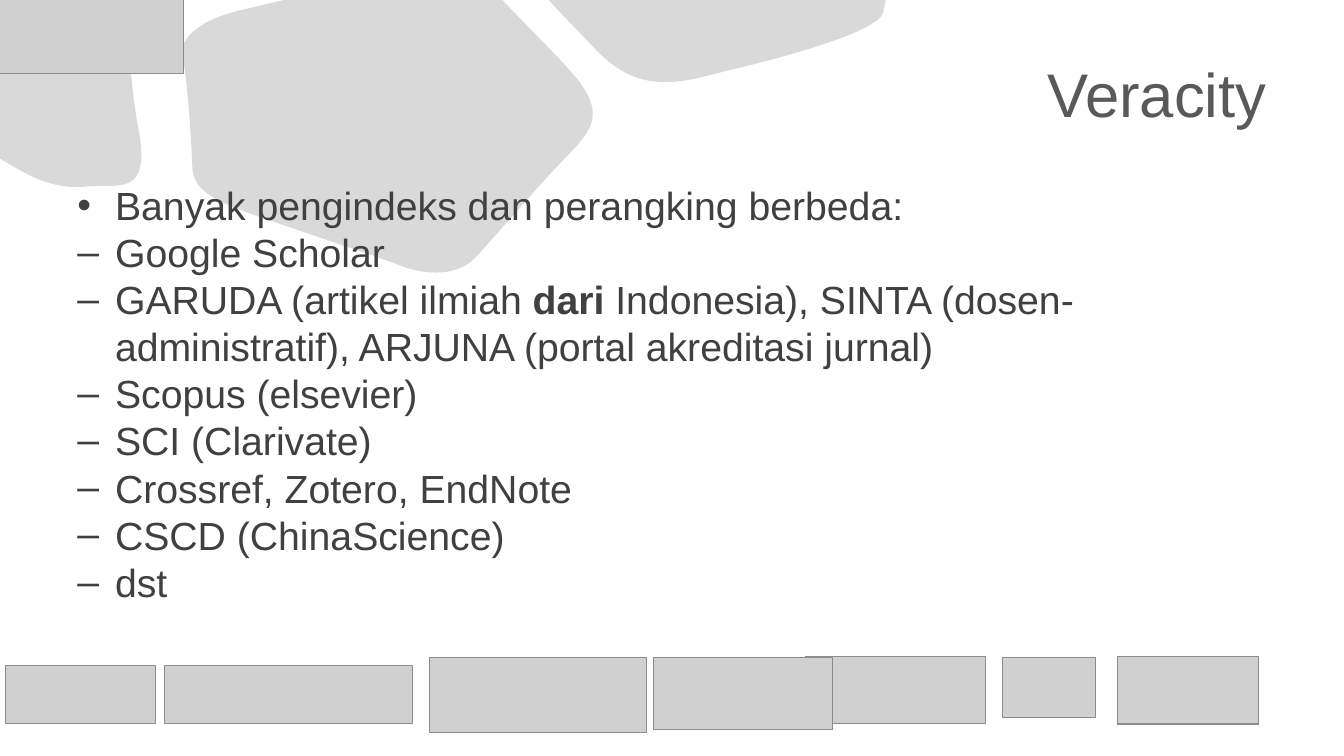
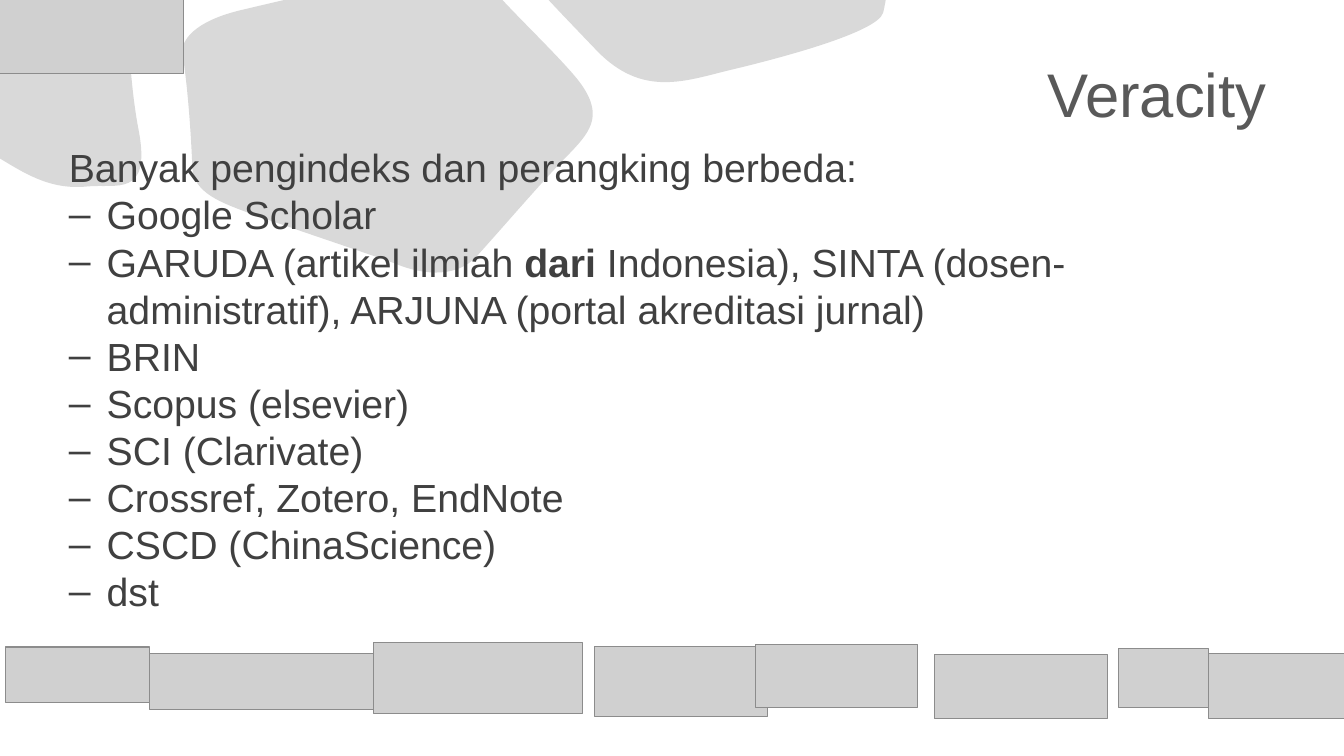
Before and after one commit to jendralhxr/bigdata, a slide deck: slide 6 of case_scholarlyarticles.pptx. Drawn at 1344x756 pixels with LibreOffice and Linux fonts; fonts in the diff are those of the drawing; grey boxes stand for pictures. Boxes give left, top, right and bottom in pixels: in the first picture for what was removed or moved away, otherwise in the second. Text is boxed around its words. In the diff, an @@ line names an element or a change of style, - is before the commit and + after.

Commit message:
more indexers

```diff
--- a/case_scholarlyarticles.pptx
+++ b/case_scholarlyarticles.pptx
@@ text "Banyak pengindeks dan perangking berbeda:": place and size @@
-text "Banyak pengindeks dan perangking berbeda:" at (115, 191, 1074, 598)
+text "Banyak pengindeks dan perangking berbeda:" at (69, 153, 1066, 607)
@@ text at (69, 153, 857, 190): bullet • to none @@
@@ text at (107, 344, 201, 371): paragraph added @@
+– BRIN
@@ picture: place and size @@
-picture at (6, 665, 155, 724)
+picture at (6, 647, 150, 704)
@@ picture: place and size @@
-picture at (164, 665, 412, 724)
+picture at (150, 653, 389, 710)
@@ picture: place and size @@
-picture at (430, 657, 647, 732)
+picture at (373, 642, 582, 714)
@@ picture: place and size @@
-picture at (653, 657, 833, 730)
+picture at (595, 647, 767, 717)
@@ picture added at (755, 644, 919, 707) @@
@@ picture: place and size @@
-picture at (807, 657, 986, 725)
+picture at (935, 654, 1107, 719)
@@ picture: place and size @@
-picture at (1003, 657, 1097, 718)
+picture at (1119, 649, 1209, 708)
@@ picture: place and size @@
-picture at (1117, 656, 1258, 724)
+picture at (1209, 654, 1344, 719)
```
